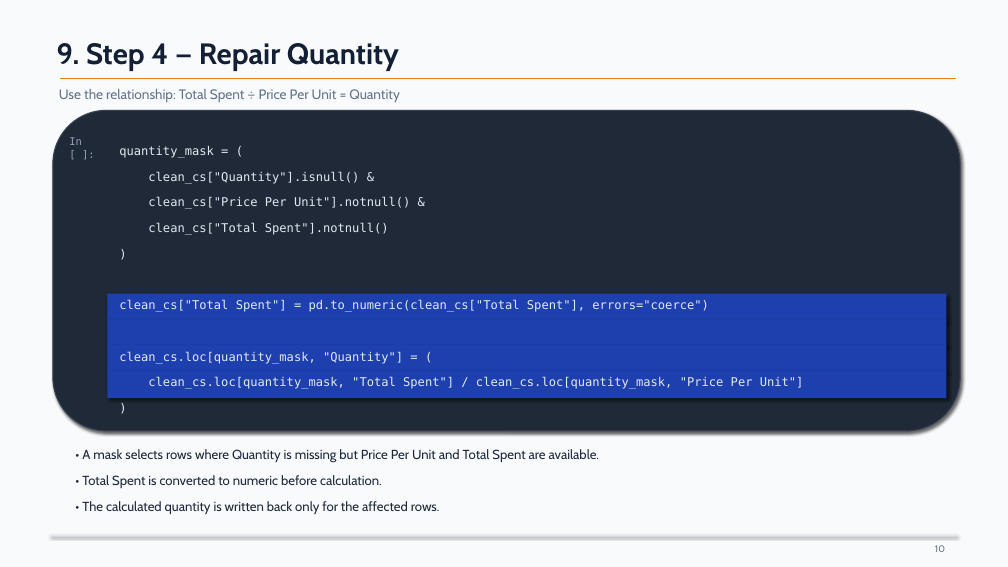
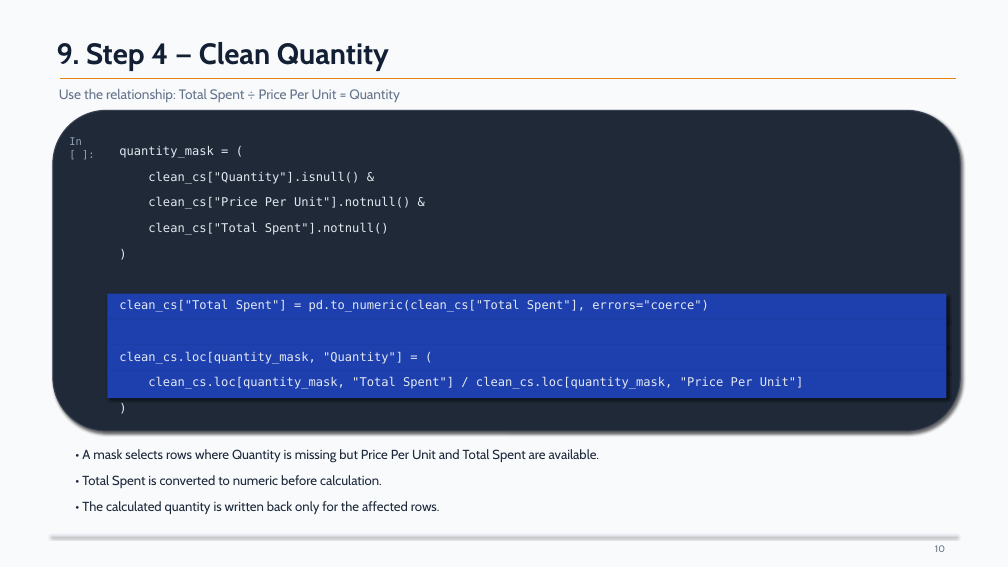
Before and after one commit to NeelaSaranyaS/Cafe_Sales, a slide deck: slide 10 of Cafe_Sales_DC.pptx. Drawn at 1008x567 pixels with LibreOffice and Linux fonts; fonts in the diff are those of the drawing. Boxes give left, top, right and bottom in pixels: in the first picture for what was removed or moved away, otherwise in the second. Text is boxed around its words. In the diff, an @@ line names an element or a change of style, - is before the commit and + after.

```diff
--- a/Cafe_Sales_DC.pptx
+++ b/Cafe_Sales_DC.pptx
@@ text at [57, 42, 389, 71]: text changed @@
-9. Step 4 — Repair Quantity
+9. Step 4 — Clean Quantity
```
Also in this commit, not shown: 8 other slides changed, 2 other files.
